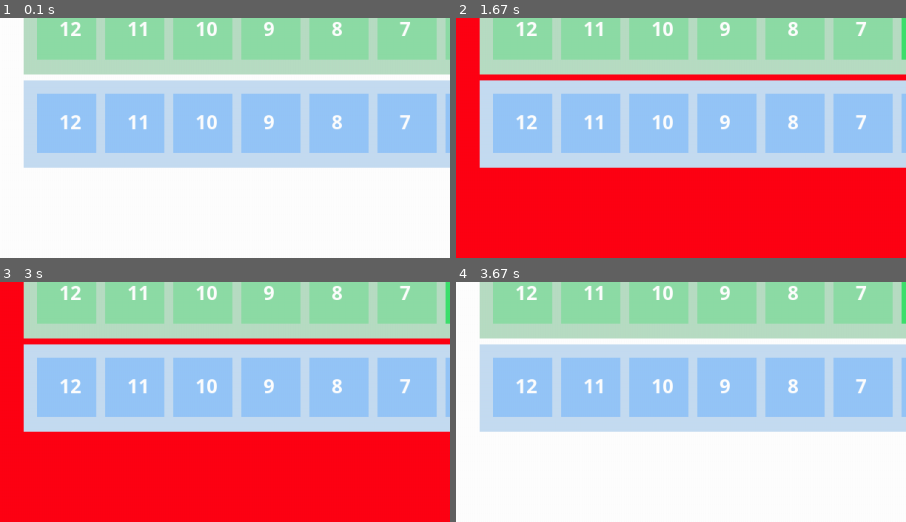
Above: before the commit, frames 1-4 (two rows, left to right).
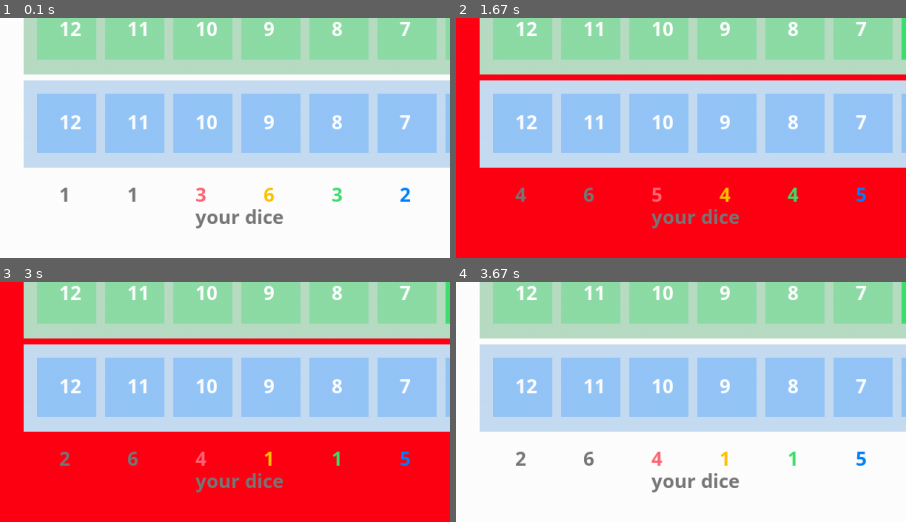
Above: after the commit, the same moments.

Repository: sjanetzki/qwixx-trainer
Game: pygame game, started from game.py
Two runs of this game, one before a commit and one after it. Both use one fixed random seed, a clock stepped at 60 frames per second and the inputs below.
Inputs (mouse positions are % of the whole screen's width and height, from its top left):
- Up to frame 1 (0.1 s): no input
- Up to frame 2 (1.67 s): click (50, 50) at 0.38 s; click (60, 72) at 0.72 s; click "2" at 1.05 s; click (24, 13) at 1.38 s
- Up to frame 3 (3 s): click (52, 16) at 1.72 s; click (45, 76) at 2.05 s; click (47, 33) at 2.38 s; click (36, 29) at 2.72 s
- Up to frame 4 (3.67 s): click (76, 41) at 3.05 s; click (81, 48) at 3.38 s
The pictures show only the part of the screen within x 0-50%, y 50-100%; the shares and areas given below are measured in that part.

The runs differ from the first frame. In frame 1, 1.1% of the frame differs, in the area x 13-92%, y 70-88%; in frame 2, 1.2%; in frame 3, 1.1%; in frame 4, 1.1%.

Commit message:
#2 Show eyes of dice on UI

Diff:
--- a/ai_player.py
+++ b/ai_player.py
@@ -75,6 +75,8 @@
         return best_turns
 
     def cross_active(self, lst_eyes) -> List[CrossPossibility]:
+        super().cross_active(lst_eyes)
+
         sleep(1)
         possibilities = self.get_possibilities_active(lst_eyes)
         return self._find_best_turns(possibilities, True)
@@ -98,5 +100,7 @@
         return possibility_lst
 
     def cross_passive(self, lst_eyes):
+        super().cross_passive(lst_eyes)
+
         possibilities = self.get_possibilities_passive(lst_eyes)
         return self._find_best_turns(possibilities, False)
--- a/human_player.py
+++ b/human_player.py
@@ -2,40 +2,20 @@
 
 
 class HumanPlayer(Player):
-    def help(self):
-        print("Do you need help (yes/no)?")
-        ans_1 = input()
-        if ans_1 == "yes":
-            print("Do you have questions concerning a)the goal, b) the rules for crossing, c) the rules about the dice,"
-                  "d) expressions of this computer program (please select just one of the letters a to d")
 
     def cross_passive(self, lst_eyes):
-        white_0 = lst_eyes[0]
-        white_1 = lst_eyes[1]
-        print("Do you want to cross number {} somewhere? (x or no)".format(white_0 + white_1))
-        ans = input()
-        if ans == "x" or ans == "X":
-            wish = None
-            while wish is None:
-                print("In which row? (red, yellow, green or blue)")
-                row_wish = input()
-                if row_wish == "red":
-                    wish = [(0, white_0 + white_1)]
-                elif row_wish == "yellow":
-                    wish = [(1, white_0 + white_1)]
-                elif row_wish == "green":
-                    wish = [(2, white_0 + white_1)]
-                elif row_wish == "blue":
-                    wish = [(3, white_0 + white_1)]
-                else:
-                    print("Please type correctly")
-        else:
-            "You haven't set a passive cross"
-            wish = [None]
+        super().cross_passive(lst_eyes)
+
+        assert (self.ui is not None)
+        wish = list()
+        wish.append(self.ui.get_turn())
+        wish.append(self.ui.get_turn())
         return wish
 
     def cross_active(self, lst_eyes):
-        wish = []
+        super().cross_active(lst_eyes)
+
+        wish = list()
         white_0 = lst_eyes[0]
         white_1 = lst_eyes[1]
         red = lst_eyes[2]
--- a/player.py
+++ b/player.py
@@ -28,6 +28,7 @@
             self.others.append(Board())     # lst mit boards der anderen # todo avoid duplicated boards
         self.wish = (-1, -1)
         self.completed_lines = [False, False, False, False]
+        self.lst_eyes = [0, 0, 0, 0, 0, 0]
 
     def start_new_game(self):
         self.board = Board()
@@ -35,13 +36,15 @@
         for opponent_index in range(self.opponents):
             self.others.append(Board())
 
-    @abstractmethod
     def cross_active(self, lst_eyes):
-        pass
+        if self.ui is None:
+            return
+        self.ui.lst_eyes = lst_eyes
 
-    @abstractmethod
     def cross_passive(self, lst_eyes):
-        pass
+        if self.ui is None:
+            return
+        self.ui.lst_eyes = lst_eyes
 
     def inform(self, boards, completed_lst, own_index):
         self.board = boards[own_index]
--- a/simple_bot_player.py
+++ b/simple_bot_player.py
@@ -1,10 +1,12 @@
 from player import Player
+from player import CrossPossibility
 
 
 class SimpleBotPlayer(Player):
     def cross_active(self, lst_eyes):
-        self.wish = (4, 1)
-        return [self.wish]
+        super().cross_active(lst_eyes)
+        return [CrossPossibility(4, 1)]
 
     def cross_passive(self, lst_eyes):
+        super().cross_passive(lst_eyes)
         return [None]
--- a/ui_pygame.py
+++ b/ui_pygame.py
@@ -30,6 +30,7 @@
         self.last_action = None
         self.crosses_by_color = [set(), set(), set(), set()]
         self.penalties = 0
+        self.lst_eyes = [0, 0, 0, 0, 0, 0]
         self.is_turn_invalid = False
 
     def show_background(self) -> None:
@@ -48,7 +49,7 @@
                 if event.type == pygame.QUIT:  # If user clicked close
                     PyGameUi.close()
                     return
-            inactive_color, background_color, active_color = PyGameUi.convert_row_to_color(row)
+            inactive_color, background_color, active_color = PyGameUi.convert_number_to_color(row)
             pygame.draw.rect(self.screen, background_color, [32, 32 + 126 * row, 1152, 118],
                              0)  # box behind the buttons
             for eyes in range(0, 11):
@@ -62,14 +63,26 @@
             text = lock.render("*", True, PyGameUi.white)
             self.screen.blit(text, [1102, 90 * (row + 1) + 36 * row - 30])
 
+        # draw penalties
         pygame.draw.rect(self.screen, PyGameUi.light_grey, [784, 536, 400, 60], 0)
         for eyes in range(1, 5):
             self.button(eyes, 40, 40, PyGameUi.dark_grey, PyGameUi.black)
         text = font.render("penalties", True, PyGameUi.dark_grey)
         self.screen.blit(text, [800, 546])
+
+        self._render_dice(font)
+
         clock = pygame.time.Clock()
         clock.tick(60)
         pygame.display.flip()
+
+    def _render_dice(self, font):
+        for dice in range(len(self.lst_eyes)):
+            text = font.render("{}".format(self.lst_eyes[dice]), True, self.convert_number_to_color(dice, True))
+            self.screen.blit(text, [80 + 92 * dice, 546])
+
+        text = font.render("your dice", True, PyGameUi.dark_grey)
+        self.screen.blit(text, [80 + 92 * 2, 576])
 
     def get_turn(self):
         while self.last_action is None:
@@ -176,18 +189,31 @@
             return 4
 
     @staticmethod
-    def convert_row_to_color(row):
-        # inactive, background, active
-        if row == 0:
-            return PyGameUi.red, PyGameUi.light_red, PyGameUi.red_vibrant
-        if row == 1:
-            return PyGameUi.yellow, PyGameUi.light_yellow, PyGameUi.yellow_vibrant
-        if row == 2:
-            return PyGameUi.green, PyGameUi.light_green, PyGameUi.green_vibrant
-        if row == 3:
-            return PyGameUi.blue, PyGameUi.light_blue, PyGameUi.blue_vibrant
-        if row == 4:
-            return PyGameUi.light_grey, PyGameUi.dark_grey, PyGameUi.black
+    def convert_number_to_color(number, is_dice=False):
+        if is_dice:
+            if number in (0, 1):
+                return PyGameUi.dark_grey
+            if number == 2:
+                return PyGameUi.red
+            if number == 3:
+                return PyGameUi.yellow_vibrant
+            if number == 4:
+                return PyGameUi.green_vibrant
+            if number == 5:
+                return PyGameUi.blue_vibrant
+        else:   # inactive, background, active
+            if number == 0:
+                return PyGameUi.red, PyGameUi.light_red, PyGameUi.red_vibrant
+            if number == 1:
+                return PyGameUi.yellow, PyGameUi.light_yellow, PyGameUi.yellow_vibrant
+            if number == 2:
+                return PyGameUi.green, PyGameUi.light_green, PyGameUi.green_vibrant
+            if number == 3:
+                return PyGameUi.blue, PyGameUi.light_blue, PyGameUi.blue_vibrant
+            if number == 4:
+                return PyGameUi.light_grey, PyGameUi.dark_grey, PyGameUi.black
+
+
 
 
 if __name__ == "__main__":
